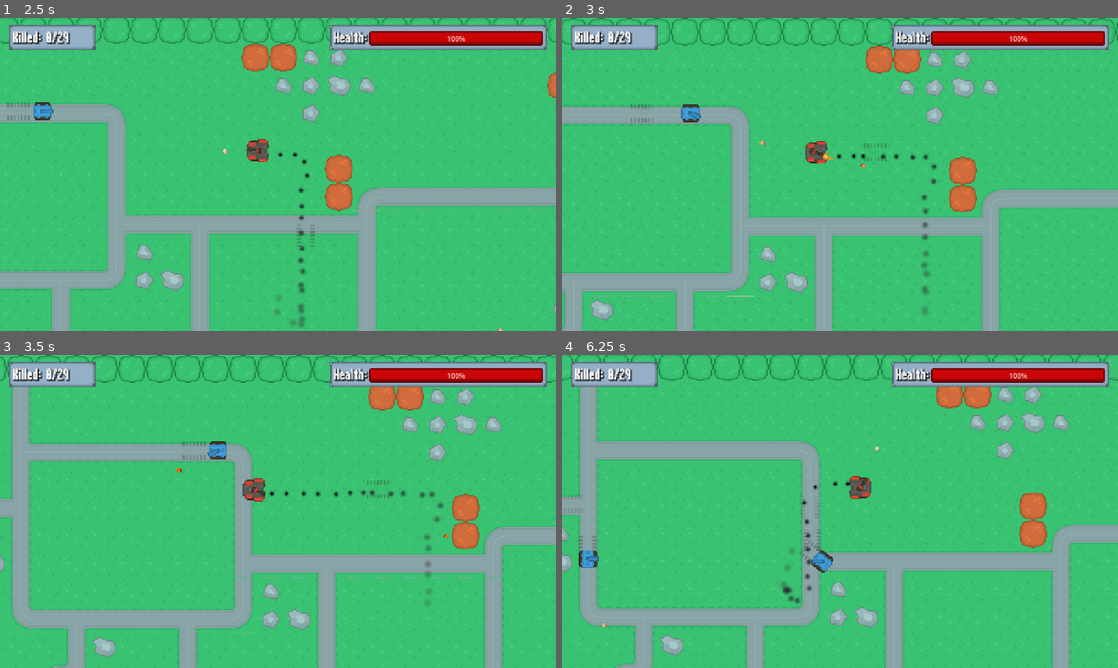
Above: before the commit, frames 1-4 (two rows, left to right).
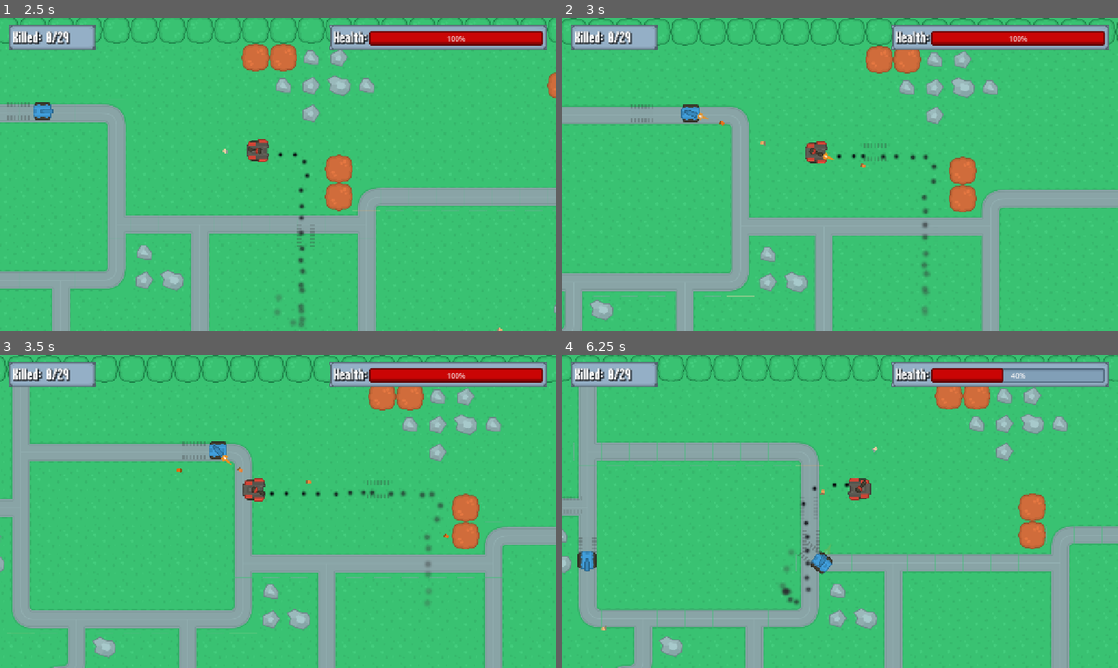
Above: after the commit, the same moments.

Repository: xiemulei/Battle-Tank
Game: Godot game, scene res://Scenes/game/game.tscn
The game is run twice, just before and just after one commit, with the same random seed, the same clock (stepped at 60 frames per second) and the same inputs.
Inputs (mouse positions are in pixels of both pictures, inside the frame that each line leads up to):
- Up to frame 1 (2.5 s): tap Enter at 0.5 s; move the mouse to (250, 237) at 0.52 s; hold W (up) 0.53-2.03 s; click (250, 237) at 0.6 s; move the mouse to (444, 221) at 1.27 s; click (444, 221) at 1.35 s; move the mouse to (111, 127) at 2.02 s; hold A (left) from 2.03 s (still down); click (111, 127) at 2.1 s
- Up to frame 2 (3 s): keep holding A (left); move the mouse to (867, 174) at 2.77 s; click (867, 174) at 2.85 s
- Up to frame 3 (3.5 s): keep holding A (left)
- Up to frame 4 (6.25 s): move the mouse to (756, 433) at 3.52 s; release A (left) at 3.53 s; hold S (down) 3.53-4.28 s; click (756, 433) at 3.6 s; move the mouse to (962, 495) at 4.27 s; hold D (right) 4.28-5.03 s; click (962, 495) at 4.35 s; move the mouse to (728, 527) at 5.02 s; hold W (up) 5.03-5.78 s; click (728, 527) at 5.1 s; move the mouse to (895, 442) at 5.77 s; hold D (right) from 5.78 s (still down); click (895, 442) at 5.85 s

Frame 1 is identical in both runs. In frame 2, less than 0.1% of the frame differs, in the area x 22-30%, y 29-35%; in frame 3, 0.1%; in frame 4, 5.8%, in the area x 0-100%, y 0-100%.

Commit message:
修复敌方坦克不开火的问题

Diff:
--- a/Scenes/Object/bullet_base.tscn
+++ b/Scenes/Object/bullet_base.tscn
@@ -19,6 +19,8 @@
 [node name="VisibleOnScreenNotifier2D" type="VisibleOnScreenNotifier2D" parent="." unique_id=2062329700]
 
 [node name="HitBoxComponent" parent="." unique_id=1797736353 instance=ExtResource("2_xtgdy")]
+collision_layer = 0
+collision_mask = 0
 
 [node name="CollisionShape2D" type="CollisionShape2D" parent="HitBoxComponent" unique_id=2042443405]
 rotation = -1.5707964
--- a/Scenes/Object/player_bullet.tscn
+++ b/Scenes/Object/player_bullet.tscn
@@ -5,4 +5,5 @@
 [node name="PlayerBullet" unique_id=243783296 instance=ExtResource("1_hwk4f")]
 
 [node name="HitBoxComponent" parent="." index="2" unique_id=1797736353]
+collision_layer = 1
 collision_mask = 24
--- a/Scenes/components/tank_trail.tscn
+++ b/Scenes/Object/tank_trail.tscn
@@ -1,7 +1,7 @@
 [gd_scene format=3 uid="uid://bomxrhsgw8o2q"]
 
 [ext_resource type="Texture2D" uid="uid://4n30njq8xd0i" path="res://assets/VFX/tracksLarge.png" id="1_5d6o3"]
-[ext_resource type="Script" uid="uid://uya2pig60tqw" path="res://Scenes/components/tank_trail.gd" id="2_hjn43"]
+[ext_resource type="Script" uid="uid://uya2pig60tqw" path="res://Scenes/Object/tank_trail.gd" id="2_hjn43"]
 
 [node name="TankTrail" type="Sprite2D" unique_id=953957535]
 texture = ExtResource("1_5d6o3")
--- a/Scenes/UI/hud.gd
+++ b/Scenes/UI/hud.gd
@@ -16,9 +16,6 @@
 	button.pressed.connect(Gamemanager.restart)
 	on_update_score_ui(Gamemanager.score, Gamemanager.total_enemy_size)
 
-func on_enemy_killed(_pos):
-	label.text = "Killed: %s" %str(Gamemanager.score)
-
 func on_update_score_ui(score, total):
 	label.text = "Killed: %s/%s" %[str(score), str(total)]
 
--- a/Scenes/UI/hud.tscn
+++ b/Scenes/UI/hud.tscn
@@ -92,8 +92,9 @@
 layout_mode = 2
 theme_override_styles/background = SubResource("StyleBoxFlat_fdl0h")
 theme_override_styles/fill = SubResource("StyleBoxFlat_8glcj")
-step = 1.0
-value = 100.0
+max_value = 1.0
+step = 0.1
+value = 1.0
 
 [node name="PanelContainer3" type="PanelContainer" parent="MarginContainer" unique_id=1108062576]
 visible = false
--- a/Scenes/components/detect_component.tscn
+++ b/Scenes/components/detect_component.tscn
@@ -3,4 +3,6 @@
 [ext_resource type="Script" uid="uid://d2egyifjm44rb" path="res://Scenes/components/detect_component.gd" id="1_vqkjj"]
 
 [node name="DetectComponent" type="Area2D" unique_id=174737966]
+collision_layer = 0
+collision_mask = 32
 script = ExtResource("1_vqkjj")
--- a/Scenes/components/trail_component.tscn
+++ b/Scenes/components/trail_component.tscn
@@ -1,7 +1,7 @@
 [gd_scene format=3 uid="uid://dmycqa5kh8jcr"]
 
 [ext_resource type="Script" uid="uid://bak4xupid6a84" path="res://Scenes/components/trail_component.gd" id="1_g4f1w"]
-[ext_resource type="PackedScene" uid="uid://bomxrhsgw8o2q" path="res://Scenes/components/tank_trail.tscn" id="2_3s2i1"]
+[ext_resource type="PackedScene" uid="uid://bomxrhsgw8o2q" path="res://Scenes/Object/tank_trail.tscn" id="2_3s2i1"]
 
 [node name="TrailComponent" type="Node2D" unique_id=1878480963]
 script = ExtResource("1_g4f1w")
--- a/Scenes/enemy/enemy_tank.gd
+++ b/Scenes/enemy/enemy_tank.gd
@@ -29,3 +29,4 @@
 	var player_pos = detect_component.get_player_pos()
 	if player_pos:
 		weapon_component.target(player_pos)
+		weapon_component.shoot(player_pos)
--- a/Scenes/enemy/enemy_tank.tscn
+++ b/Scenes/enemy/enemy_tank.tscn
@@ -7,6 +7,7 @@
 [ext_resource type="Texture2D" uid="uid://b33gbg2q0hbuk" path="res://assets/tank/tankBlue_barrel3_outline.png" id="3_j65v6"]
 [ext_resource type="PackedScene" uid="uid://mxmeqt3644h1" path="res://Scenes/components/health_component.tscn" id="4_yc83e"]
 [ext_resource type="PackedScene" uid="uid://bxdatmx1sjay1" path="res://Scenes/components/detect_component.tscn" id="5_ra0qn"]
+[ext_resource type="PackedScene" uid="uid://bdjbuh6lqsawj" path="res://Scenes/Object/enemy_bullet.tscn" id="5_yc83e"]
 [ext_resource type="PackedScene" uid="uid://dmycqa5kh8jcr" path="res://Scenes/components/trail_component.tscn" id="7_kt61n"]
 [ext_resource type="PackedScene" uid="uid://cmm3vnvmo024w" path="res://Scenes/components/hurt_box_component.tscn" id="7_tujxv"]
 
@@ -66,6 +67,7 @@
 texture = ExtResource("1_kt61n")
 
 [node name="WeaponComponent" parent="." unique_id=963348630 instance=ExtResource("2_dndp7")]
+bullet_scene = ExtResource("5_yc83e")
 
 [node name="Gun" parent="WeaponComponent" index="0" unique_id=445025231]
 texture = ExtResource("3_j65v6")
@@ -74,6 +76,7 @@
 max_health = 4.0
 
 [node name="DetectComponent" parent="." unique_id=174737966 instance=ExtResource("5_ra0qn")]
+collision_mask = 2
 
 [node name="CollisionShape2D" type="CollisionShape2D" parent="DetectComponent" unique_id=348649503]
 shape = SubResource("CircleShape2D_52c16")
--- a/Scenes/manager/enemy_manager.tscn
+++ b/Scenes/manager/enemy_manager.tscn
@@ -1,6 +1,8 @@
 [gd_scene format=3 uid="uid://4sx5g46guks0"]
 
 [ext_resource type="Script" uid="uid://bytx0wt188uhc" path="res://Scenes/manager/enemy_manager.gd" id="1_d1lod"]
+[ext_resource type="PackedScene" uid="uid://did6lx4n3irxo" path="res://Scenes/enemy/enemy_tank.tscn" id="2_drsax"]
 
 [node name="EnemyManager" type="Node" unique_id=455659908]
 script = ExtResource("1_d1lod")
+enemy_tank_scene = ExtResource("2_drsax")
--- a/Scenes/player/player.gd
+++ b/Scenes/player/player.gd
@@ -22,6 +22,7 @@
 	health_component.health_changed.connect(on_health_changed)
 	health_component.died.connect(on_died)
 	Gamemanager.player_win.connect(on_player_win)
+	timer.timeout.connect(on_time_out)
 
 func on_get_damage(_value):
 	animation_player.play("flash")
Renamed: Scenes/components/tank_trail.gd -> Scenes/Object/tank_trail.gd
Renamed: Scenes/components/tank_trail.gd.uid -> Scenes/Object/tank_trail.gd.uid
